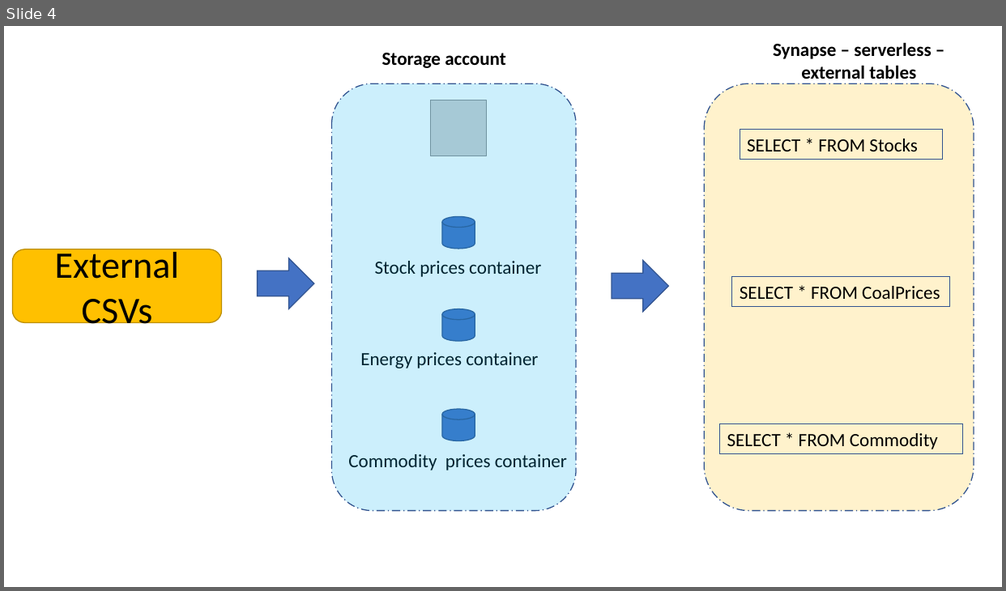
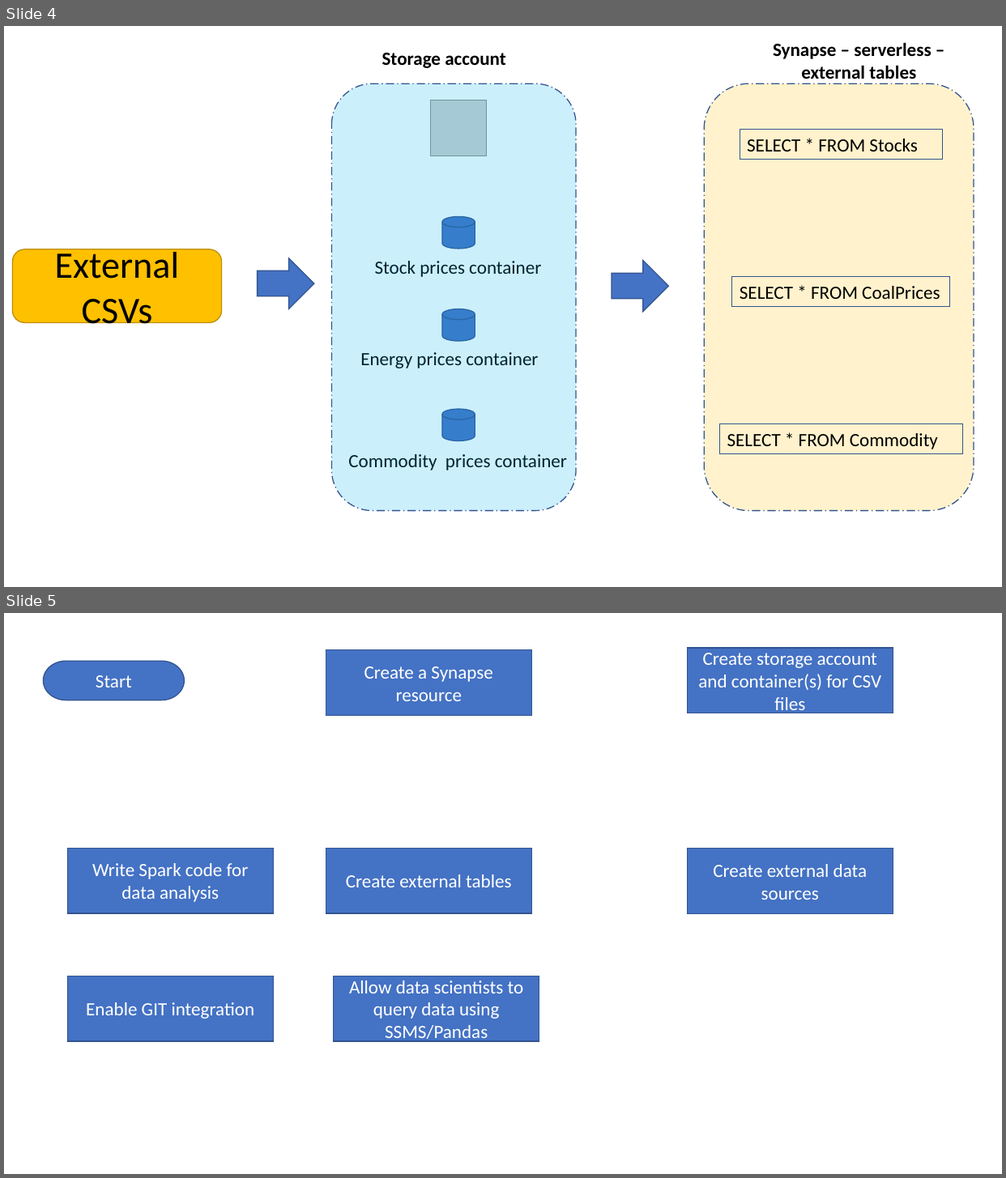
Before and after one commit to sdg002/AzureTrials, a slide deck: synapse-sqlviews-integrationtesting/docs/Synapse-Presentation1.pptx. Shown one above the other, each under a label of ours: slide 4 before the commit, slides 4 and 5 after it. The pictures are 1006x591 and 1006x1178 pixels, drawn with LibreOffice and Linux fonts; fonts in the diff are those of the drawing; grey boxes stand for pictures. Boxes give left, top, right and bottom in pixels: in the first picture for what was removed or moved away, otherwise in the second. Text is boxed around its words. In the diff, an @@ line names an element or a change of style, - is before the commit and + after.

```diff
--- a/synapse-sqlviews-integrationtesting/docs/Synapse-Presentation1.pptx
+++ b/synapse-sqlviews-integrationtesting/docs/Synapse-Presentation1.pptx
@@ slide 5 added at (4,613,1002,1174), background #FFFFFF @@
@@ pill shape added at (43,661,184,700), fill #4472C4, outline #325491 1 pt, 18 pt, text #FFFFFF @@
+Start
@@ rectangle added at (326,650,532,716), fill #4472C4, outline #325491 1 pt, 18 pt, text #FFFFFF @@
+Create a Synapse resource
@@ rectangle added at (688,648,893,713), fill #4472C4, outline #325491 1 pt, 18 pt, text #FFFFFF @@
+Create storage account and container(s) for CSV files
@@ rectangle added at (68,848,274,914), fill #4472C4, outline #325491 1 pt, 18 pt, text #FFFFFF @@
+Write Spark code for data analysis
@@ rectangle added at (326,848,532,914), fill #4472C4, outline #325491 1 pt, 18 pt, text #FFFFFF @@
+Create external tables
@@ rectangle added at (688,849,893,914), fill #4472C4, outline #325491 1 pt, 18 pt, text #FFFFFF @@
+Create external data sources
@@ rectangle added at (68,976,274,1041), fill #4472C4, outline #325491 1 pt, 18 pt, text #FFFFFF @@
+Enable GIT integration
@@ rectangle added at (334,976,539,1041), fill #4472C4, outline #325491 1 pt, 18 pt, text #FFFFFF @@
+Allow data scientists to query data using SSMS/Pandas
```
Also in this commit, not shown: 7 other slides added, 9 other files.
